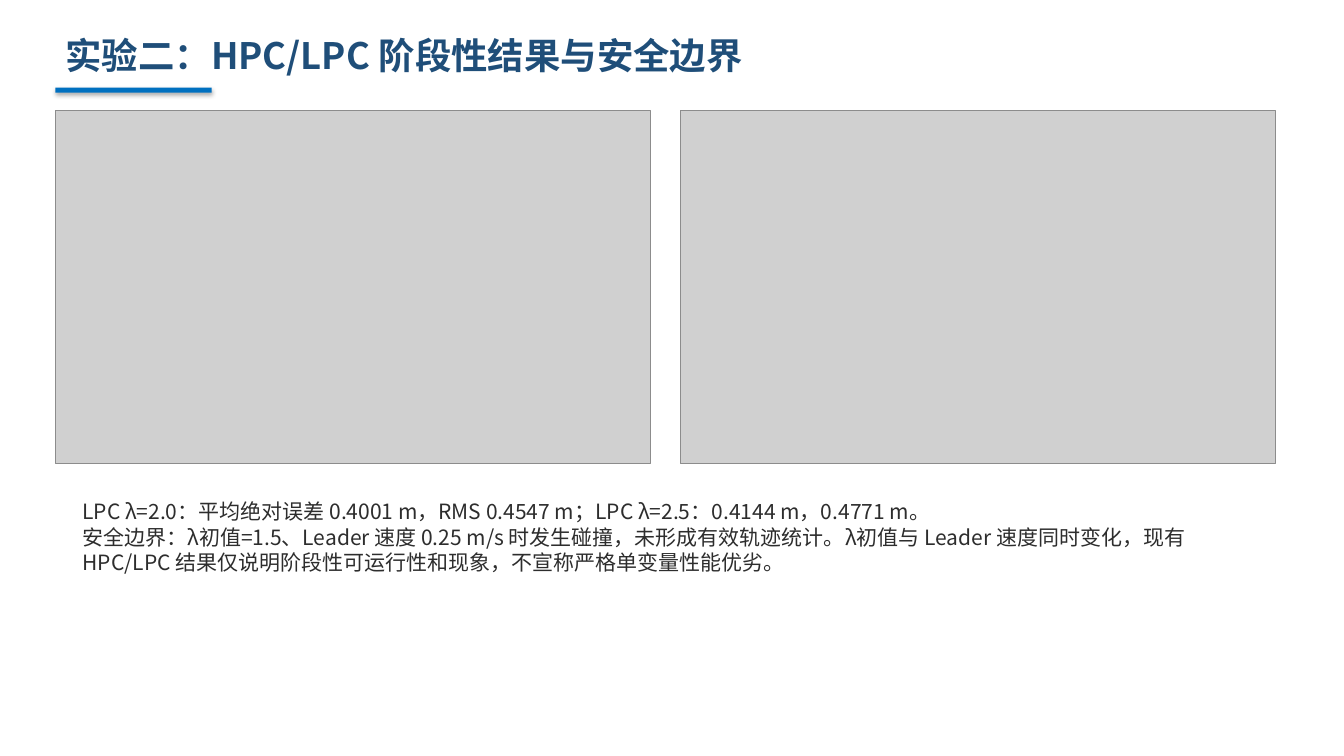
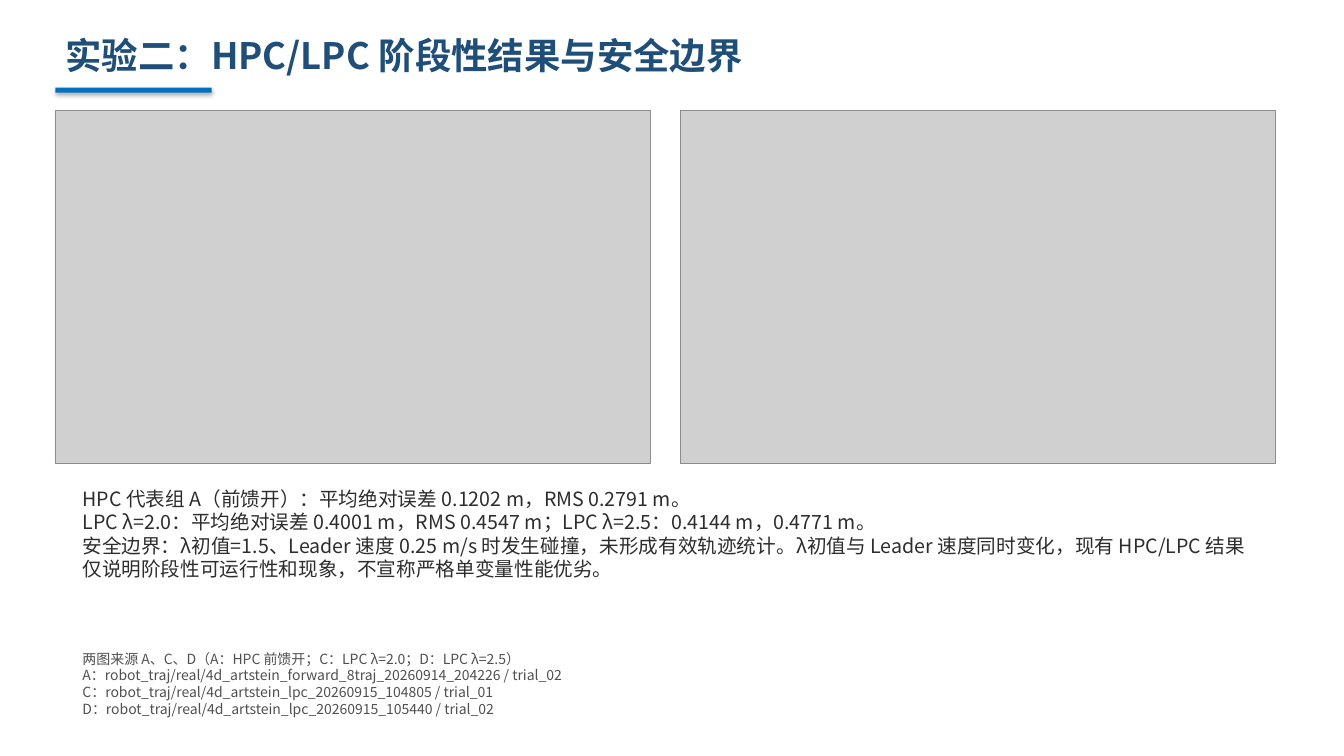
Before and after one commit to Davin-Liang/homo-ctrl-multirobot-ros2, a slide deck: slide 7 of docs/reports/2026-09-15-real-robot-tracking/双移动机器人实物跟踪实验汇报.pptx. Drawn at 1344x756 pixels with LibreOffice and Linux fonts; fonts in the diff are those of the drawing; grey boxes stand for pictures. Boxes give left, top, right and bottom in pixels: in the first picture for what was removed or moved away, otherwise in the second. Text is boxed around its words. In the diff, an @@ line names an element or a change of style, - is before the commit and + after.

Commit message:
补齐实物实验报告评价口径与来源说明

```diff
--- a/docs/reports/2026-09-15-real-robot-tracking/双移动机器人实物跟踪实验汇报.pptx
+++ b/docs/reports/2026-09-15-real-robot-tracking/双移动机器人实物跟踪实验汇报.pptx
@@ text at (82, 489, 1245, 578): text changed; size 15 to 14 pt @@
-LPC λ=2.0：平均绝对误差 0.4001 m，RMS 0.4547 m；LPC λ=2.5：0.4144 m，0.4771 m。
-安全边界：λ初值=1.5、Leader 速度 0.25 m/s 时发生碰撞，未形成有效轨迹统计。λ初值与 Leader 速度同时变化，现有 HPC/LPC 结果仅说明阶段性可运行性和现象，不宣称严格单变量性能优劣。
+HPC 代表组 A（前馈开）：平均绝对误差 0.1202 m，RMS 0.2791 m。
+LPC λ=2.0：平均绝对误差 0.4001 m，RMS 0.4547 m；LPC λ=2.5：0.4144 m，0.4771 m。
+安全边界：λ初值=1.5、Leader 速度 0.25 m/s 时发生碰撞，未形成有效轨迹统计。λ初值与 Leader 速度同时变化，现有 HPC/LPC 结果仅说明阶段性可运行性和现象，不宣称严格单变量性能优劣。
@@ text added at (82, 652, 562, 718), 10 pt, text #505050 @@
+两图来源 A、C、D（A：HPC 前馈开；C：LPC λ=2.0；D：LPC λ=2.5）
+A：robot_traj/real/4d_artstein_forward_8traj_20260914_204226 / trial_02
+C：robot_traj/real/4d_artstein_lpc_20260915_104805 / trial_01
+D：robot_traj/real/4d_artstein_lpc_20260915_105440 / trial_02
```
Also in this commit, not shown: 2 other slides changed, 5 other files.
